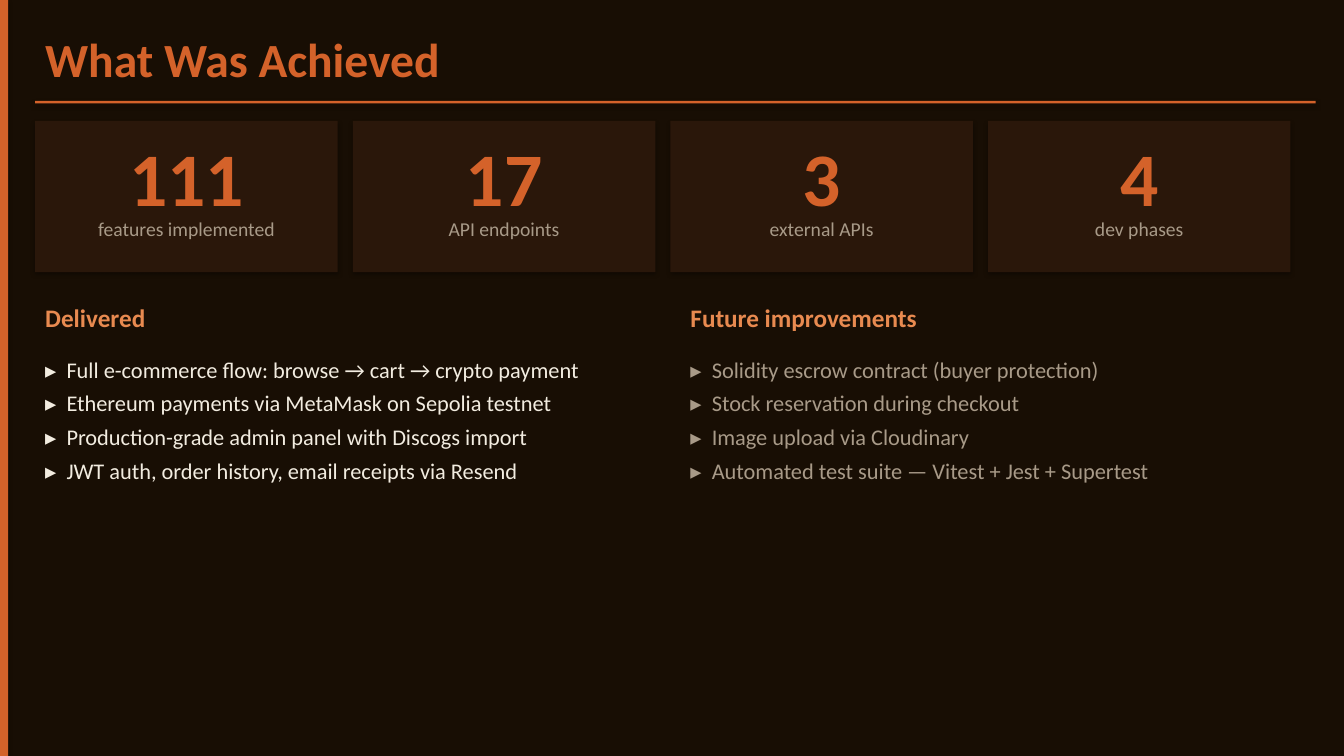
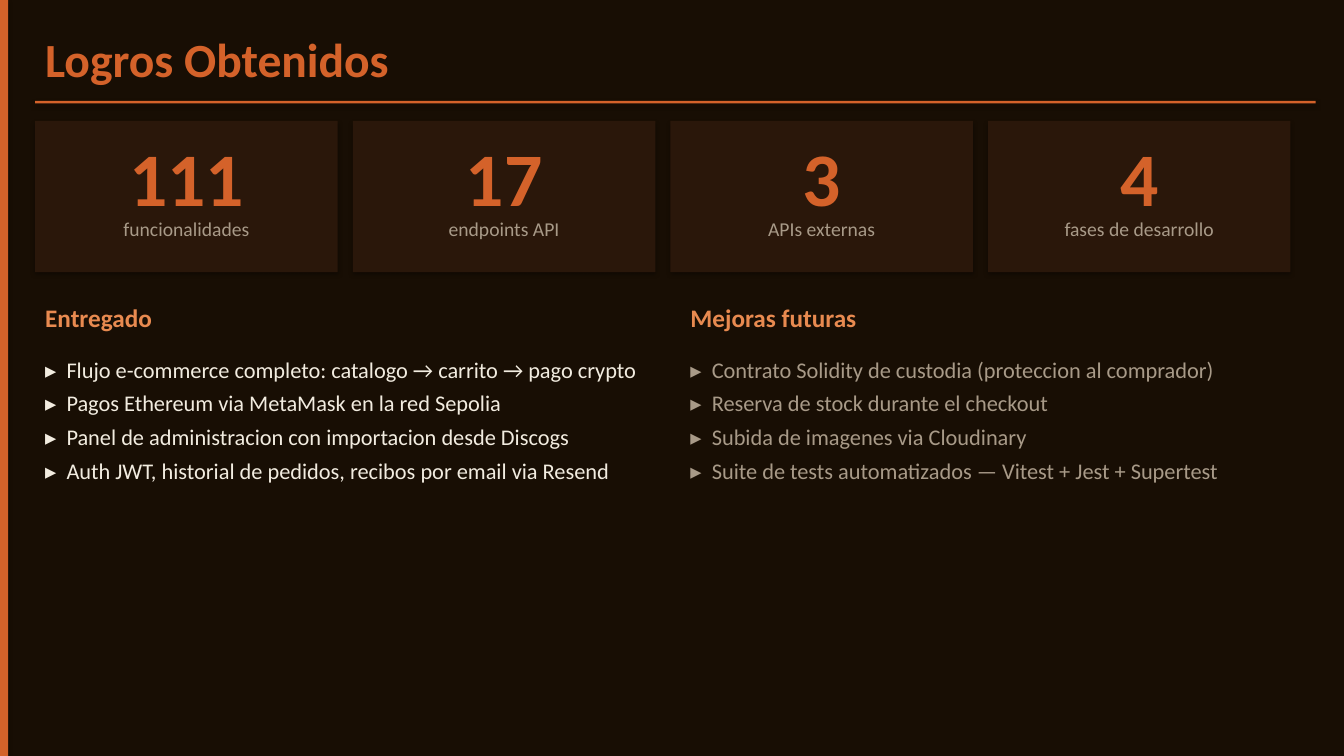
Before and after one commit to Castor909/projecte-intermodular, a slide deck: slide 11 of docs/VinylEth_Presentation.pptx. Drawn at 1344x756 pixels with LibreOffice and Linux fonts; fonts in the diff are those of the drawing. Boxes give left, top, right and bottom in pixels: in the first picture for what was removed or moved away, otherwise in the second. Text is boxed around its words. In the diff, an @@ line names an element or a change of style, - is before the commit and + after.

Commit message:
fix: update presentation text to Spanish for final project report

```diff
--- a/docs/VinylEth_Presentation.pptx
+++ b/docs/VinylEth_Presentation.pptx
@@ text at (x1=45, y1=43, x2=388, y2=85): text changed @@
-What Was Achieved
+Logros Obtenidos
@@ text at (x1=123, y1=222, x2=249, y2=236): text changed @@
-features implemented
+funcionalidades
@@ text at (x1=449, y1=222, x2=559, y2=239): text changed @@
-API endpoints
+endpoints API
@@ text at (x1=768, y1=223, x2=875, y2=236): text changed @@
-external APIs
+APIs externas
@@ text at (x1=1065, y1=222, x2=1214, y2=236): text changed @@
-dev phases
+fases de desarrollo
@@ text at (x1=45, y1=309, x2=152, y2=332): text changed @@
-Delivered
+Entregado
@@ text at (x1=690, y1=309, x2=857, y2=332): text changed @@
-Future improvements
+Mejoras futuras
@@ text at (x1=67, y1=362, x2=636, y2=483): text changed @@
-▸ Full e-commerce flow: browse → cart → crypto payment
-▸ Ethereum payments via MetaMask on Sepolia testnet
-▸ Production-grade admin panel with Discogs import
-▸ JWT auth, order history, email receipts via Resend
+▸ Flujo e-commerce completo: catalogo → carrito → pago crypto
+▸ Pagos Ethereum via MetaMask en la red Sepolia
+▸ Panel de administracion con importacion desde Discogs
+▸ Auth JWT, historial de pedidos, recibos por email via Resend
@@ text at (x1=712, y1=362, x2=1218, y2=483): text changed @@
-▸ Solidity escrow contract (buyer protection)
-▸ Stock reservation during checkout
-▸ Image upload via Cloudinary
-▸ Automated test suite — Vitest + Jest + Supertest
+▸ Contrato Solidity de custodia (proteccion al comprador)
+▸ Reserva de stock durante el checkout
+▸ Subida de imagenes via Cloudinary
+▸ Suite de tests automatizados — Vitest + Jest + Supertest
```
Also in this commit, not shown: 9 other slides changed, 2 slides added, 2 slides removed, 1 other file.
